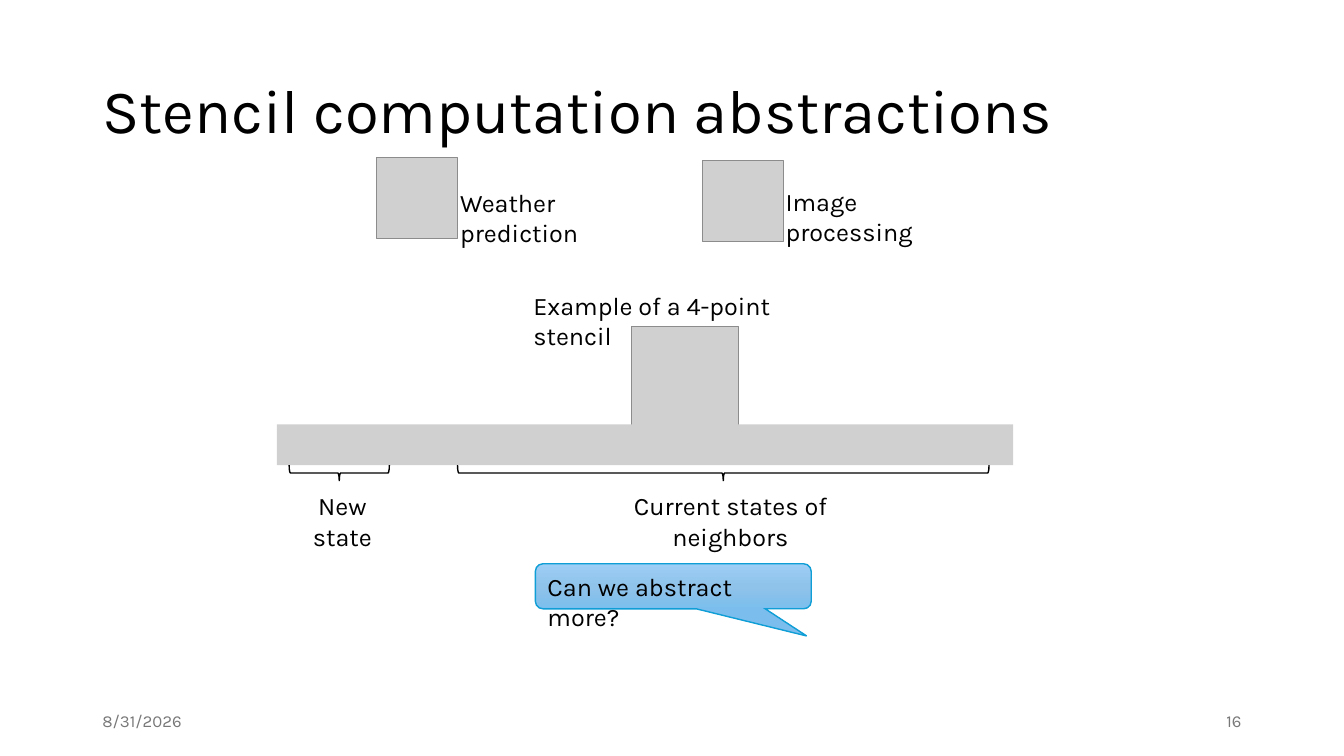
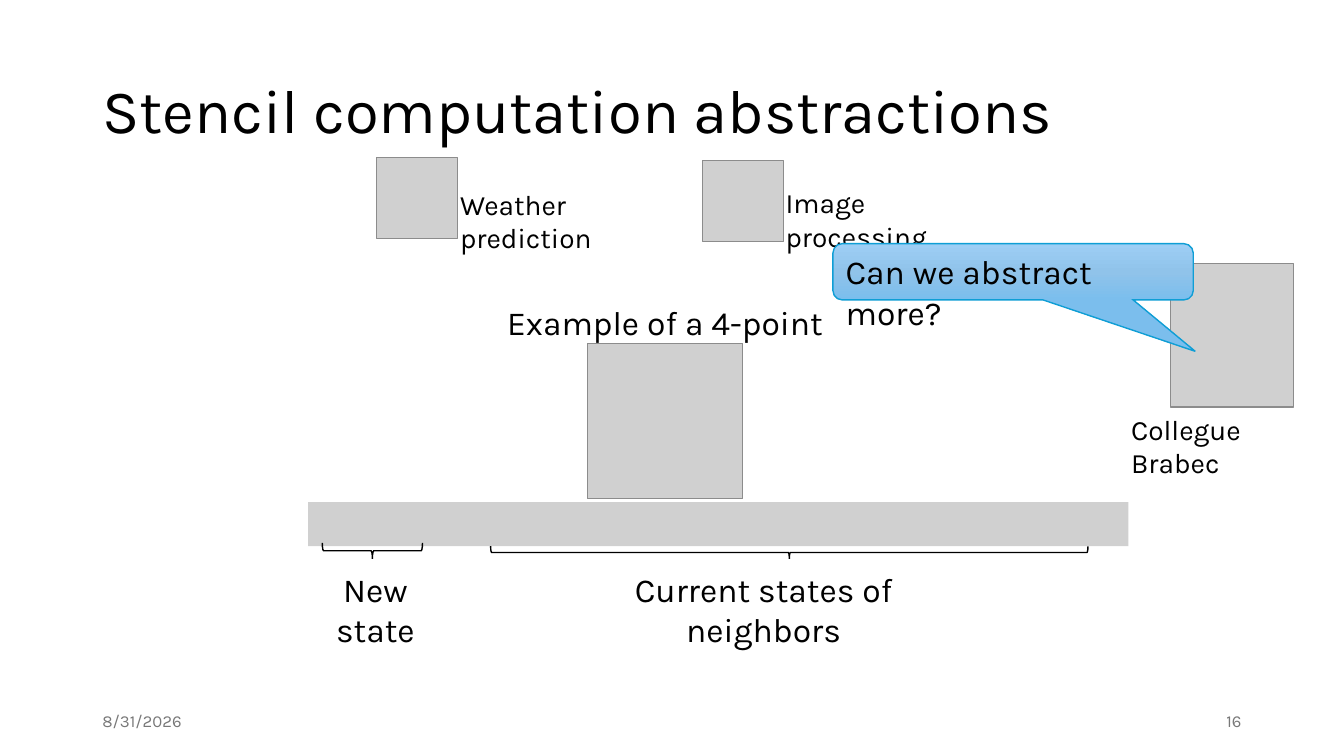
Before and after one commit to jiriklepl/phd-thesis, a slide deck: slide 16 of slides/Optimizing Memory Layouts and Traversal Orders in High-Performance Computing.pptx. Drawn at 1344x756 pixels with LibreOffice and Linux fonts; fonts in the diff are those of the drawing; grey boxes stand for pictures. Boxes give left, top, right and bottom in pixels: in the first picture for what was removed or moved away, otherwise in the second. Text is boxed around its words. In the diff, an @@ line names an element or a change of style, - is before the commit and + after.

```diff
--- a/slides/Optimizing Memory Layouts and Traversal Orders in High-Performance Computing.pptx
+++ b/slides/Optimizing Memory Layouts and Traversal Orders in High-Performance Computing.pptx
@@ text "Weather prediction" at (460, 196, 591, 255): size 18 to 20 pt @@
@@ text "Image processing" at (786, 195, 927, 255): size 18 to 20 pt @@
@@ rounded speech box "Can we abstract more?": place and size @@
-rounded speech box "Can we abstract more?" at (535, 564, 812, 609)
+rounded speech box "Can we abstract more?" at (833, 244, 1193, 300)
@@ rounded speech box "Can we abstract more?" at (833, 244, 1193, 300): size 18 to 24 pt; proportions changed @@
@@ picture added at (1172, 264, 1295, 407) @@
@@ text "Example of a 4-point stencil": place and size @@
-text "Example of a 4-point stencil" at (533, 297, 771, 346)
+text "Example of a 4-point stencil" at (507, 312, 822, 385)
@@ text "Example of a 4-point stencil" at (507, 312, 822, 385): size 18 to 24 pt; alignment left to centre @@
@@ picture: place and size @@
-picture at (632, 327, 739, 434)
+picture at (587, 343, 743, 499)
@@ picture removed at (277, 424, 1013, 465) @@
@@ text added at (1131, 421, 1241, 474), 20 pt, text #000000 @@
+Collegue Brabec
@@ picture added at (309, 502, 1129, 546) @@
@@ text "New state": place and size @@
-text "New state" at (313, 499, 372, 547)
+text "New state" at (336, 581, 415, 643)
@@ text "New state" at (336, 581, 415, 643): size 18 to 24 pt @@
@@ right brace: place and size @@
-right brace at (290, 465, 390, 481)
+right brace at (323, 543, 423, 559)
@@ right brace: place and size @@
-right brace at (458, 465, 990, 481)
+right brace at (491, 547, 1088, 559)
@@ text "Current states of neighbors" at (635, 579, 892, 651): size 18 to 24 pt @@
@@ text "Current states of neighbors": place and size @@
-text "Current states of neighbors" at (634, 497, 827, 552)
+text "Current states of neighbors" at (635, 579, 892, 651)
```
Also in this commit, not shown: 15 other slides changed.
